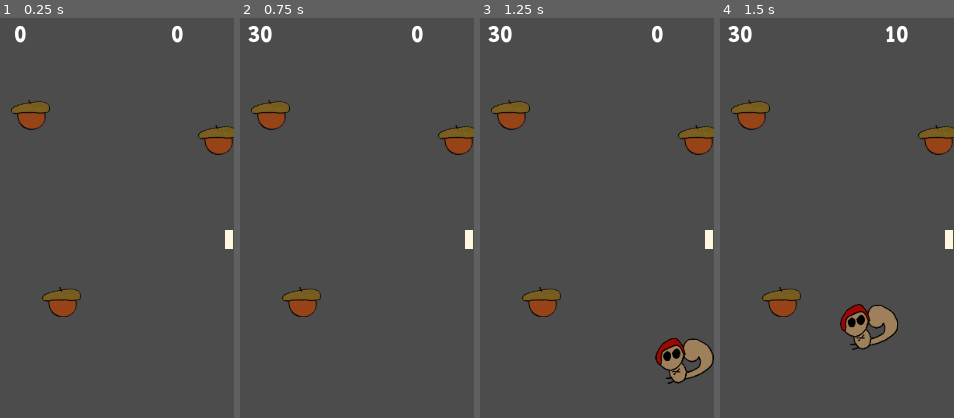
Above: before the commit, frames 1-4 (left to right).
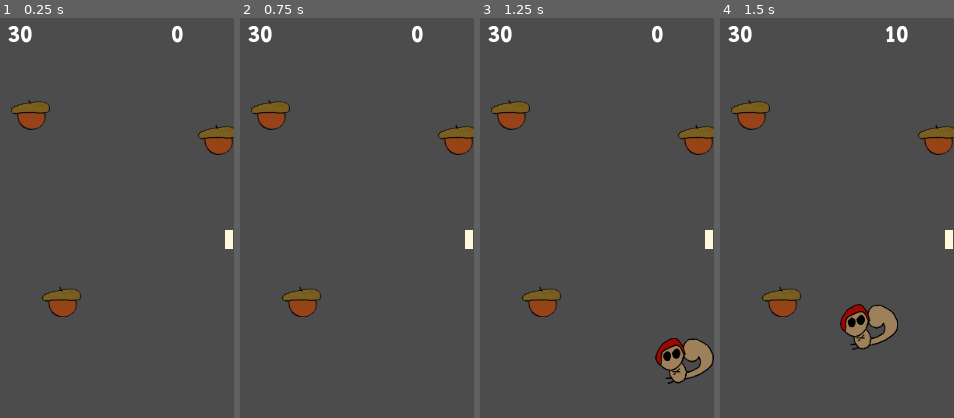
Above: after the commit, the same moments.

Repository: the-g-force/FamJam-September2020
Game: Godot game, scene res://src/TestLevel.tscn
The game is run twice, just before and just after one commit, with the same random seed, the same clock (stepped at 60 frames per second) and the same inputs.
Inputs (mouse positions are % of the whole screen's width and height, from its top left):
- Up to frame 1 (0.25 s): no input
- Up to frame 2 (0.75 s): tap Enter at 0.5 s; move the mouse to (72, 45) at 0.52 s; hold D (move_right) from 0.53 s (still down); click (72, 45) at 0.67 s
- Up to frame 3 (1.25 s): keep holding D (move_right)
- Up to frame 4 (1.5 s): move the mouse to (30, 55) at 1.27 s; release D (move_right) at 1.28 s; hold A (move_left) from 1.28 s (still down); click (30, 55) at 1.42 s
The pictures show only the part of the screen within x 12-62%, y 3-53%; the shares and areas given below are measured in that part.

The runs differ from the first frame. In frame 1, 0.3% of the frame differs, in the area x 3-14%, y 2-7%; in frame 2, nothing differs; in frame 3, nothing differs; in frame 4, nothing differs.

Commit message:
Fix showing 0 as time at beginning
Together with the previous commit, this fixes #8

Diff:
--- a/project/src/TestLevel.gd
+++ b/project/src/TestLevel.gd
@@ -8,7 +8,8 @@
 onready var _game_over_ui := $UI/GameOverUI
 onready var _score_label := $UI/Top/ScoreLabel
 onready var _combo_label := $UI/Top/ComboLabel
-var game_started := false
+
+var _game_started := false
 var _total_nuts := 0
 var combo := 1
 
@@ -24,12 +25,14 @@
 
 
 func _process(_delta):
-	_game_timer_label.text = str(ceil(_game_timer.time_left))
+	_game_timer_label.text = str(ceil(\
+		_game_timer.time_left if _game_started else _game_timer.wait_time \
+	))
 	_score_label.text = str(GameStats.score)
 	_combo_label.text = str(combo) + "X"
-	if game_started and _total_nuts == 0:
+	if _game_started and _total_nuts == 0:
 		_game_over()
-	elif not game_started:
+	elif not _game_started:
 		_squirrel.global_position.x = _trampoline.global_position.x
 
 
@@ -50,10 +53,10 @@
 
 
 func _input(event):
-	if not game_started:
+	if not _game_started:
 		if event is InputEventMouseButton or event is InputEventScreenTouch:
 			_start_level()
-			game_started = true
+			_game_started = true
 
 
 func _collected_nut():
